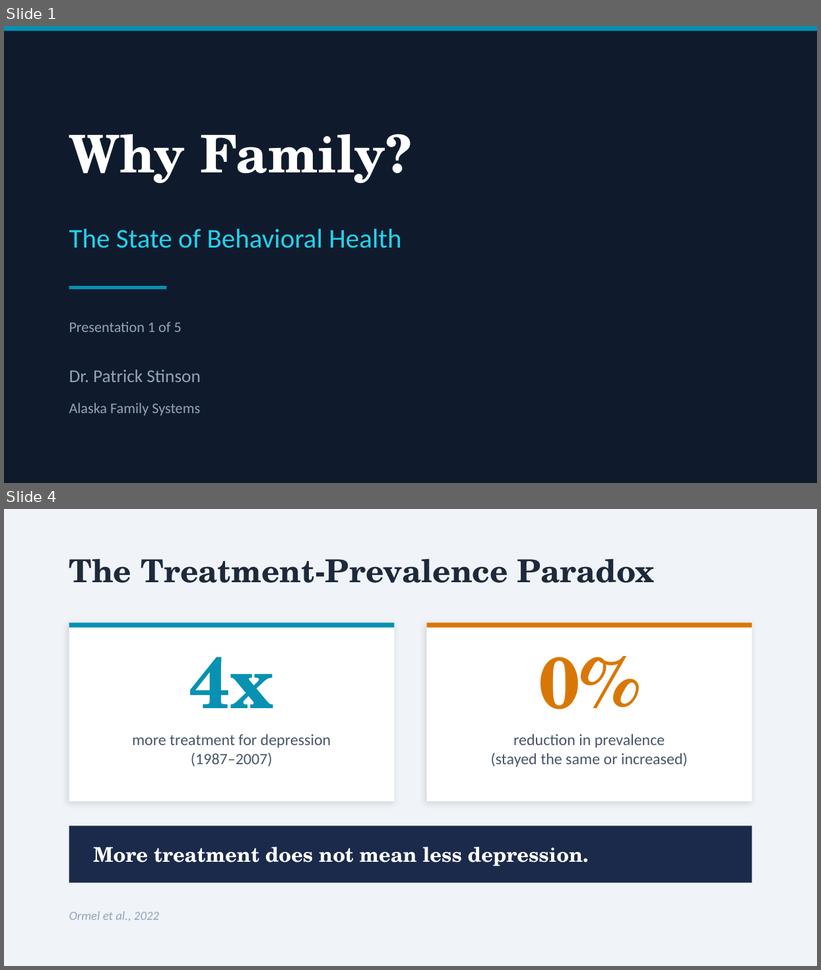
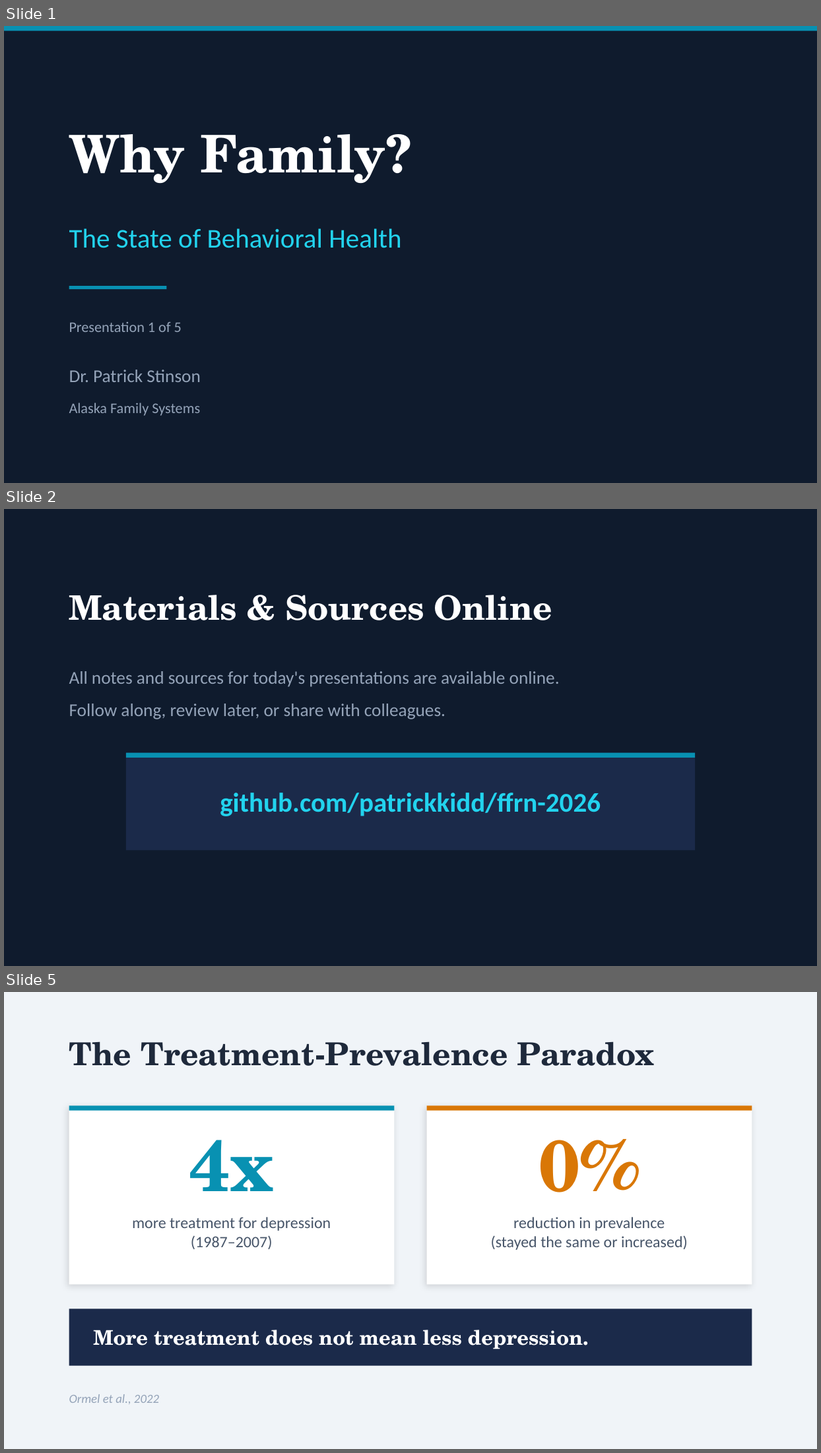
Before and after one commit to patrickkidd/ffrn-2026, a slide deck: 1-WHY_FAMILY/1-Why-Family.pptx. Shown one above the other, each under a label of ours: slides 1 and 4 before the commit, slides 1, 2 and 5 after it; the slides between them are not shown. The pictures are 821x970 and 821x1453 pixels, drawn with LibreOffice and Linux fonts; fonts in the diff are those of the drawing. Boxes give left, top, right and bottom in pixels: in the first picture for what was removed or moved away, otherwise in the second. Text is boxed around its words. In the diff, an @@ line names an element or a change of style, - is before the commit and + after.

```diff
--- a/1-WHY_FAMILY/1-Why-Family.pptx
+++ b/1-WHY_FAMILY/1-Why-Family.pptx
@@ slide 2 added at (4,509,817,966), background #0F1B2D @@
@@ text added at (69,595,552,621), 30 pt, text #FFFFFF, bold @@
+Materials & Sources Online
@@ text added at (69,671,560,720), 16 pt, text #94A3B8 @@
+All notes and sources for today's presentations are available online.
+Follow along, review later, or share with colleagues.
@@ rectangle added at (126,753,695,850), fill #1B2A4A @@
@@ rectangle added at (126,753,695,758), fill #0891B2 @@
@@ text added at (220,793,601,817), 24 pt, text #22D3EE, bold @@
+github.com/patrickkidd/ffrn-2026
@@ what was slide 4 is now slide 5 @@
```
Also in this commit, not shown: 6 slides changed, 1 slide removed, 2 other files.
